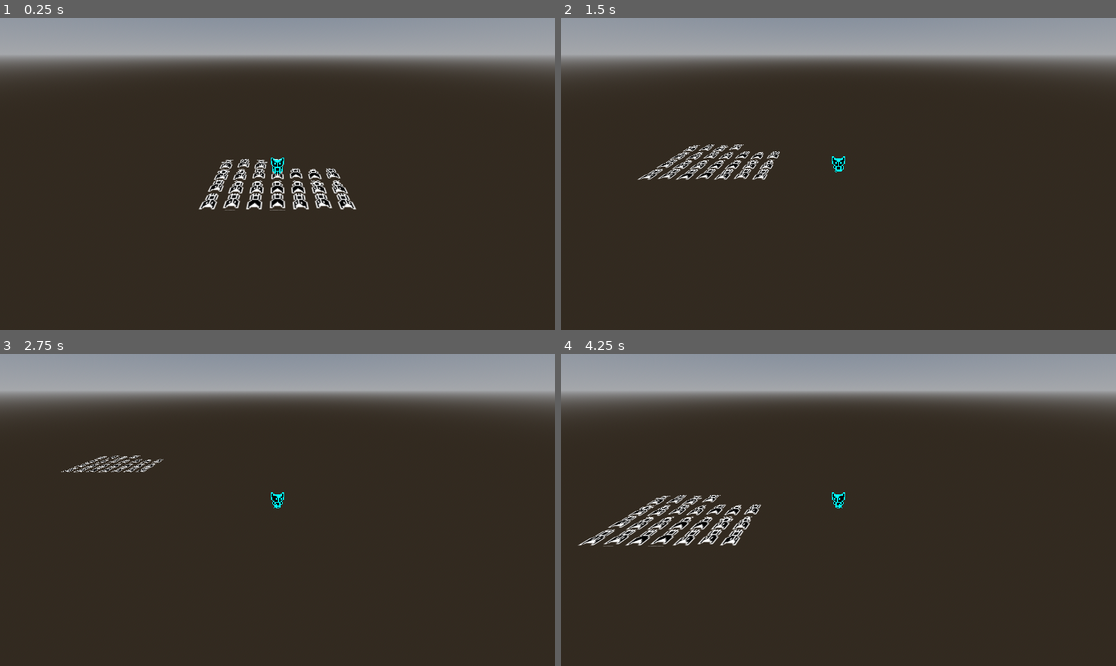
Above: before the commit, frames 1-4 (two rows, left to right).
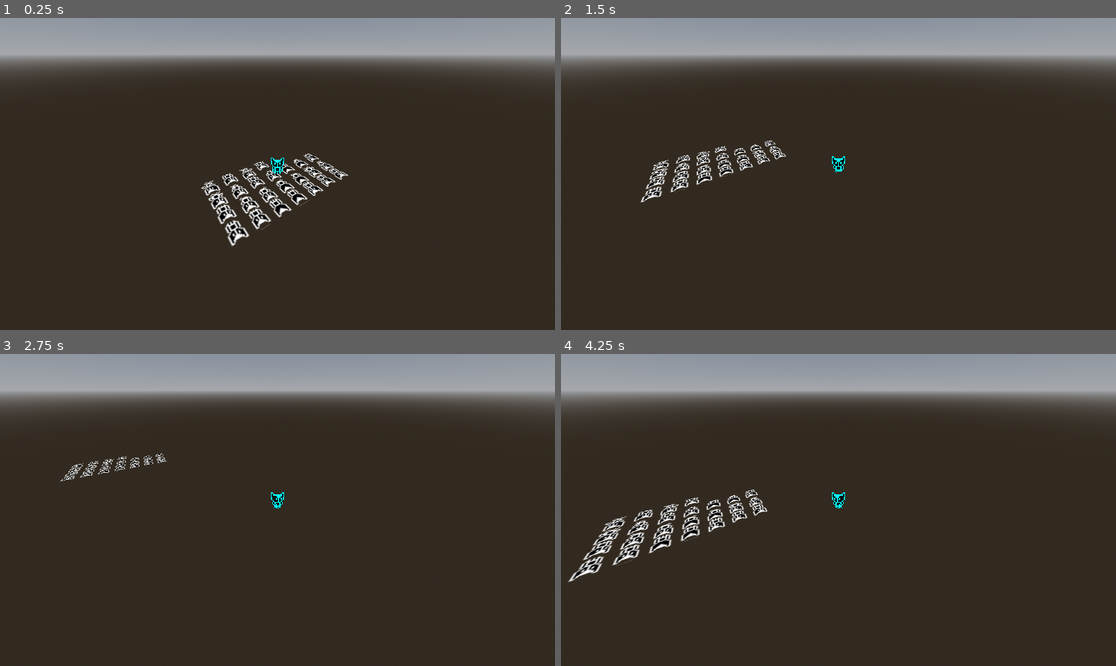
Above: after the commit, the same moments.

Repository: HikariLua/throjam-remake
Game: Godot game, scene res://scenes/debug_level.tscn
Same seed, same stepped clock (60 frames per second), same inputs: the game is played once before the commit and once after it. The project has no main scene, so this scene is started directly.
Inputs:
- Up to frame 1 (0.25 s): no input
- Up to frame 2 (1.5 s): tap Enter at 0.5 s; hold D (move_right) 0.53-1.28 s; hold S (move_backward) from 1.28 s (still down)
- Up to frame 3 (2.75 s): release S (move_backward) at 2.03 s; hold D (move_right) from 2.03 s (still down)
- Up to frame 4 (4.25 s): release D (move_right) at 2.78 s; hold W (move_forward) 2.78-3.53 s; hold A (move_left) from 3.53 s (still down)

The runs differ from the first frame. In frame 1, 3.1% of the frame differs, in the area x 35-65%, y 43-74%; in frame 2, 1.8%; in frame 3, 0.6%; in frame 4, 3.2%, in the area x 1-38%, y 43-74%.

Commit message:
fix: bug at player states transition

Diff:
--- a/scenes/debug_level.tscn
+++ b/scenes/debug_level.tscn
@@ -54,6 +54,7 @@
 [node name="DebugLevel" type="Node3D"]
 
 [node name="Player" parent="." instance=ExtResource("1_3fwjw")]
+transform = Transform3D(0.809017, 0, -0.587785, 0, 1, 0, 0.587785, 0, 0.809017, 0, 0, 0)
 
 [node name="CameraPivot" type="Marker3D" parent="Player"]
 script = ExtResource("2_jo4nt")
--- a/src/modules/entity.gd
+++ b/src/modules/entity.gd
@@ -9,6 +9,7 @@
 @export var looking_direction: Vector3 = Vector3.MODEL_FRONT:
 	set = _set_looking_direction;
 
+var input_dir := Vector3.ZERO
 var direction := Vector3.ZERO:
 	get:  return (transform.basis * direction).normalized()
 
@@ -27,4 +28,4 @@
 	if new_looking_direction == Vector3.ZERO:
 		return
 
-	looking_direction = new_looking_direction
+	looking_direction = new_looking_direction * transform.basis
--- a/src/modules/states/player/state_idle.gd
+++ b/src/modules/states/player/state_idle.gd
@@ -7,9 +7,10 @@
 
 
 func _physics_update(_delta: float) -> void:
-	entity.direction.z = Input.get_axis("move_forward", "move_backward")
-	entity.direction.x = Input.get_axis("move_left", "move_right")
+	entity.input_dir.z = Input.get_axis("move_forward", "move_backward")
+	entity.input_dir.x = Input.get_axis("move_left", "move_right")
 
+	entity.direction = entity.input_dir
 	entity.looking_direction = entity.direction
 
 	entity.velocity.x = 0
@@ -19,5 +20,5 @@
 		bodyAnimationPlayer, entity.looking_direction, "idle"
 	)
 
-	if entity.direction.x != 0 or entity.direction.z != 0:
+	if entity.input_dir.x != 0 or entity.input_dir.z != 0:
 		stateMachine.transition_state(%StateRun)
--- a/src/modules/states/player/state_run.gd
+++ b/src/modules/states/player/state_run.gd
@@ -7,10 +7,12 @@
 
 
 func _physics_update(delta: float) -> void:
-	entity.direction.z = Input.get_axis("move_forward", "move_backward")
-	entity.direction.x = Input.get_axis("move_left", "move_right")
+	entity.input_dir.z = Input.get_axis("move_forward", "move_backward")
+	entity.input_dir.x = Input.get_axis("move_left", "move_right")
 
+	entity.direction = entity.input_dir
 	entity.looking_direction = entity.direction
+	print(entity.looking_direction)
 
 	entity.velocity = (entity.direction * entity.max_speed * delta)
 
@@ -20,5 +22,5 @@
 
 	entity.move_and_slide()
 
-	if entity.direction.x == 0 and entity.direction.z == 0:
+	if entity.input_dir.x == 0 and entity.input_dir.z == 0:
 		stateMachine.transition_state(%StateIdle)
